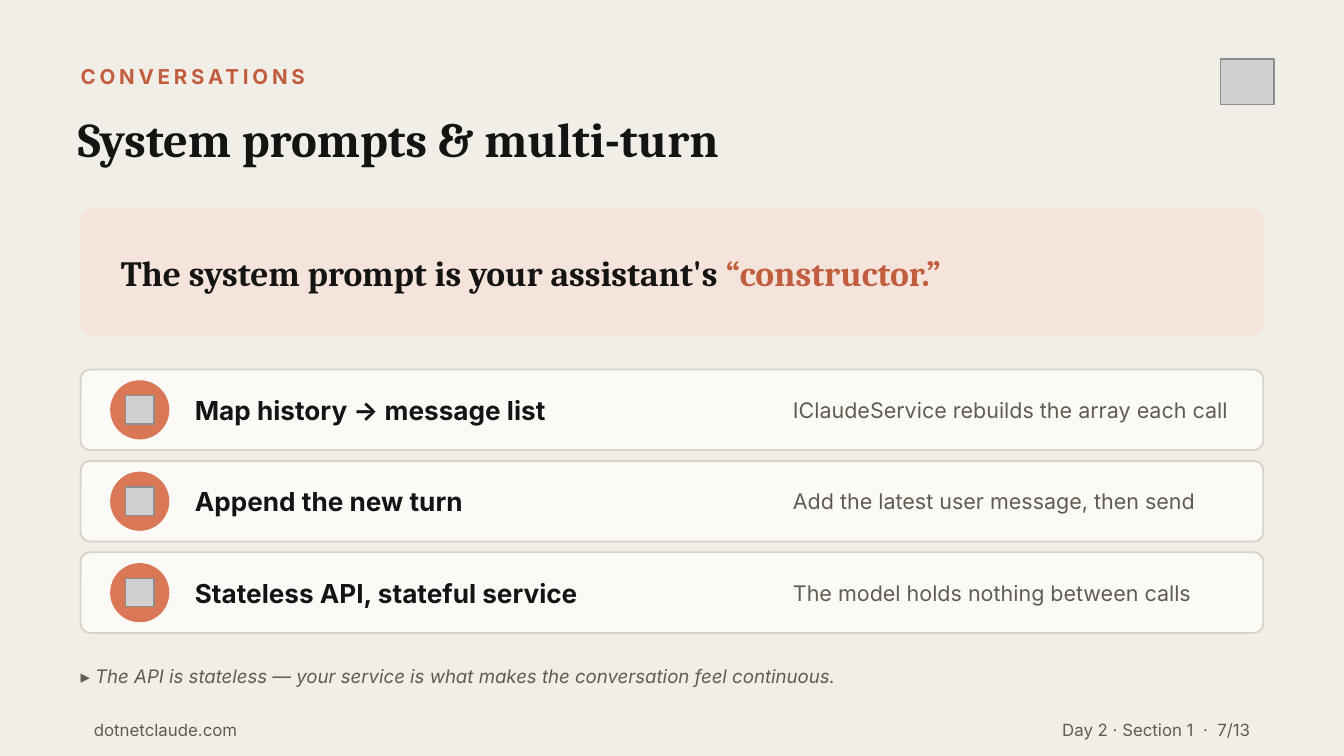
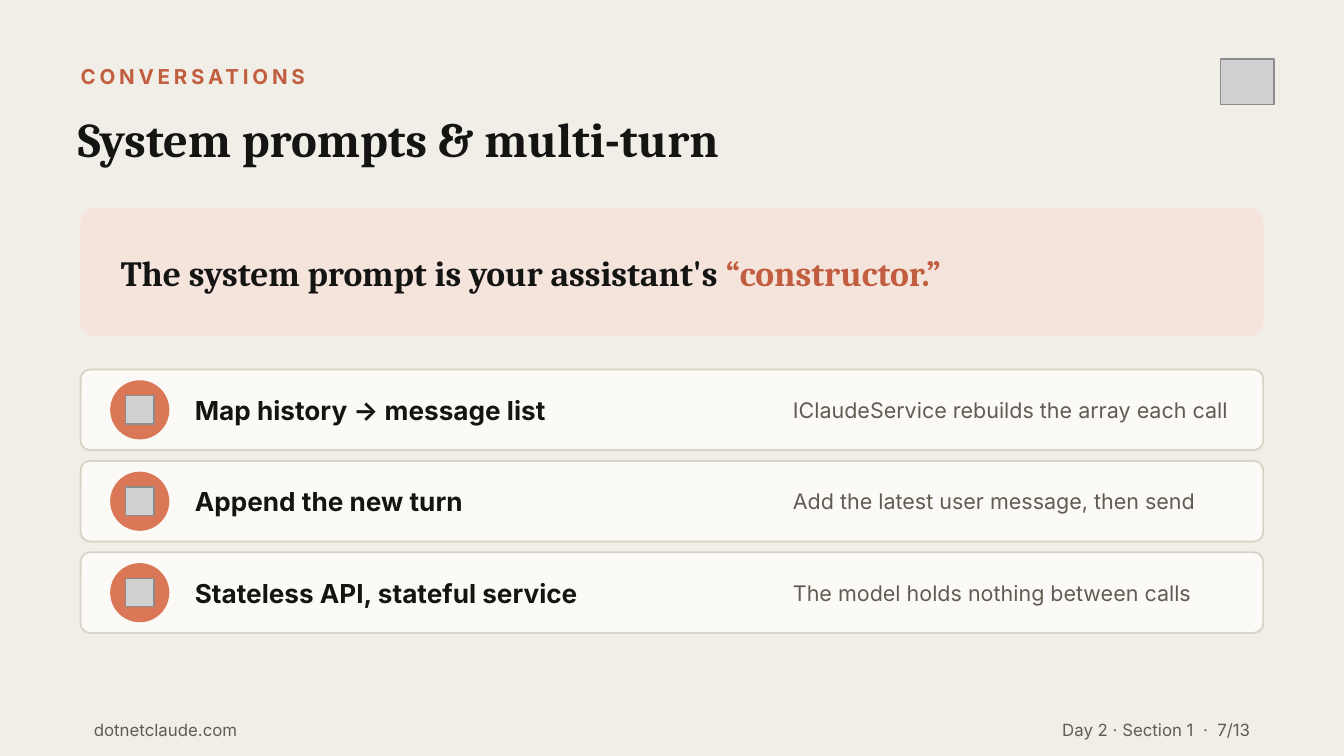
Before and after one commit to cwoodruff/dotnet-claude-workshop-content, a slide deck: slide 7 of decks/Day 2/Day2-Section1-CSharp-SDK-Fundamentals.pptx. Drawn at 1344x756 pixels with LibreOffice and Linux fonts; fonts in the diff are those of the drawing; grey boxes stand for pictures. Boxes give left, top, right and bottom in pixels: in the first picture for what was removed or moved away, otherwise in the second. Text is boxed around its words. In the diff, an @@ line names an element or a change of style, - is before the commit and + after.

```diff
--- a/decks/Day 2/Day2-Section1-CSharp-SDK-Fundamentals.pptx
+++ b/decks/Day 2/Day2-Section1-CSharp-SDK-Fundamentals.pptx
@@ text removed at box(95, 669, 835, 687) @@
-▸ The API is stateless — your service is what makes the conversation feel continuous.
```
Also in this commit, not shown: 12 other slides changed, 11 other files.
